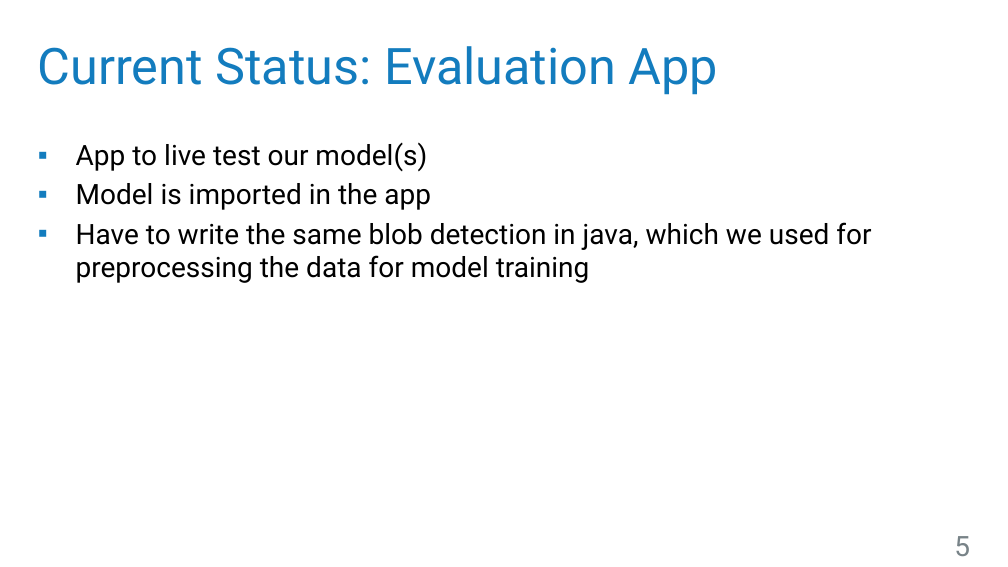
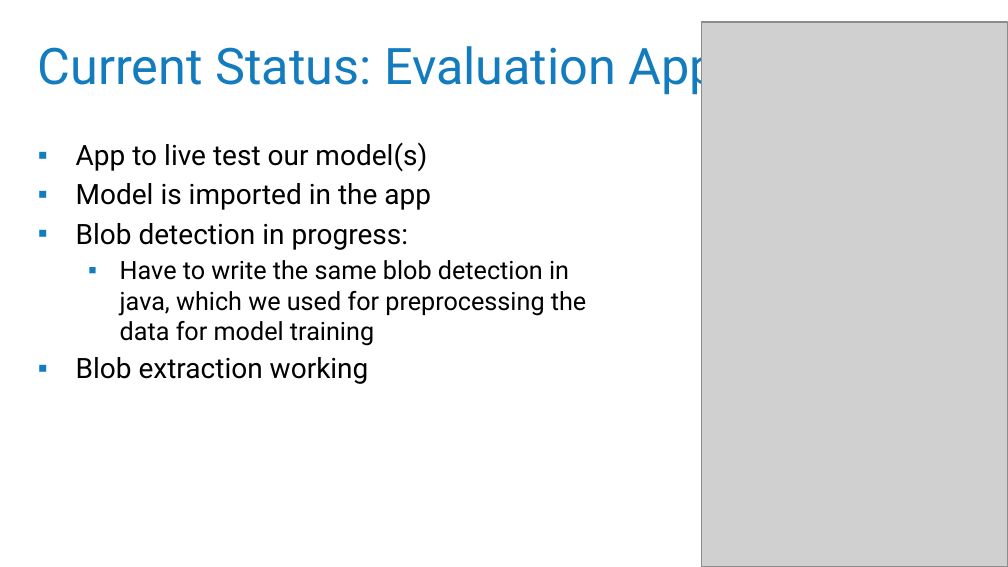
Before and after one commit to robsch94/FaPraKnuckleInput, a slide deck: slide 5 of Presentations/Januar22Presentation.pptx. Drawn at 1008x567 pixels with LibreOffice and Linux fonts; fonts in the diff are those of the drawing; grey boxes stand for pictures; background and template pictures are left out. Boxes give left, top, right and bottom in pixels: in the first picture for what was removed or moved away, otherwise in the second. Text is boxed around its words. In the diff, an @@ line names an element or a change of style, - is before the commit and + after.

```diff
--- a/Presentations/Januar22Presentation.pptx
+++ b/Presentations/Januar22Presentation.pptx
@@ picture added at (702,22,1008,567) @@
@@ text at (76,223,408,250): paragraph added @@
+▪ Blob detection in progress:
@@ text at (120,260,586,346): size 20 to 18 pt in "Have to write the same blob detection ..."; list level 1 to 2 in "Have to write the same ..." @@
@@ text at (76,357,369,384): paragraph added @@
+▪ Blob extraction working
```
Also in this commit, not shown: 1 other slide changed, 1 other file.
